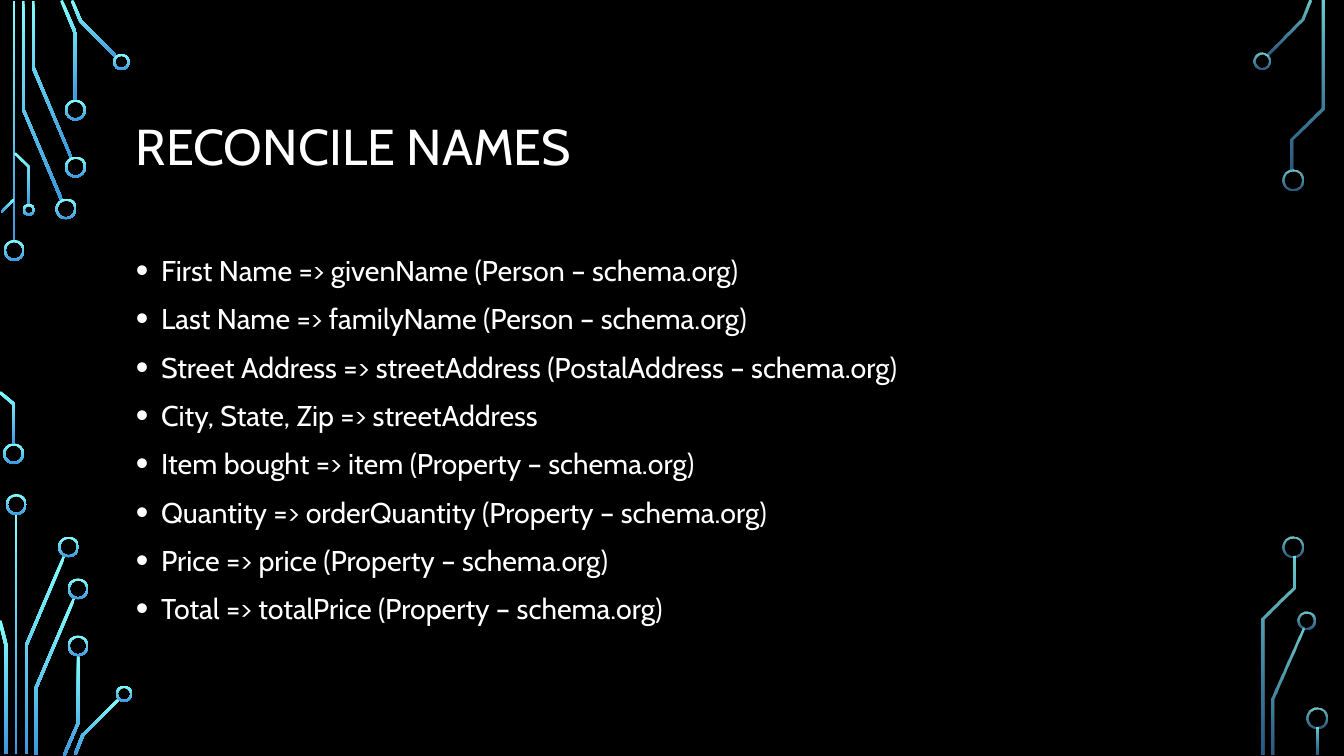
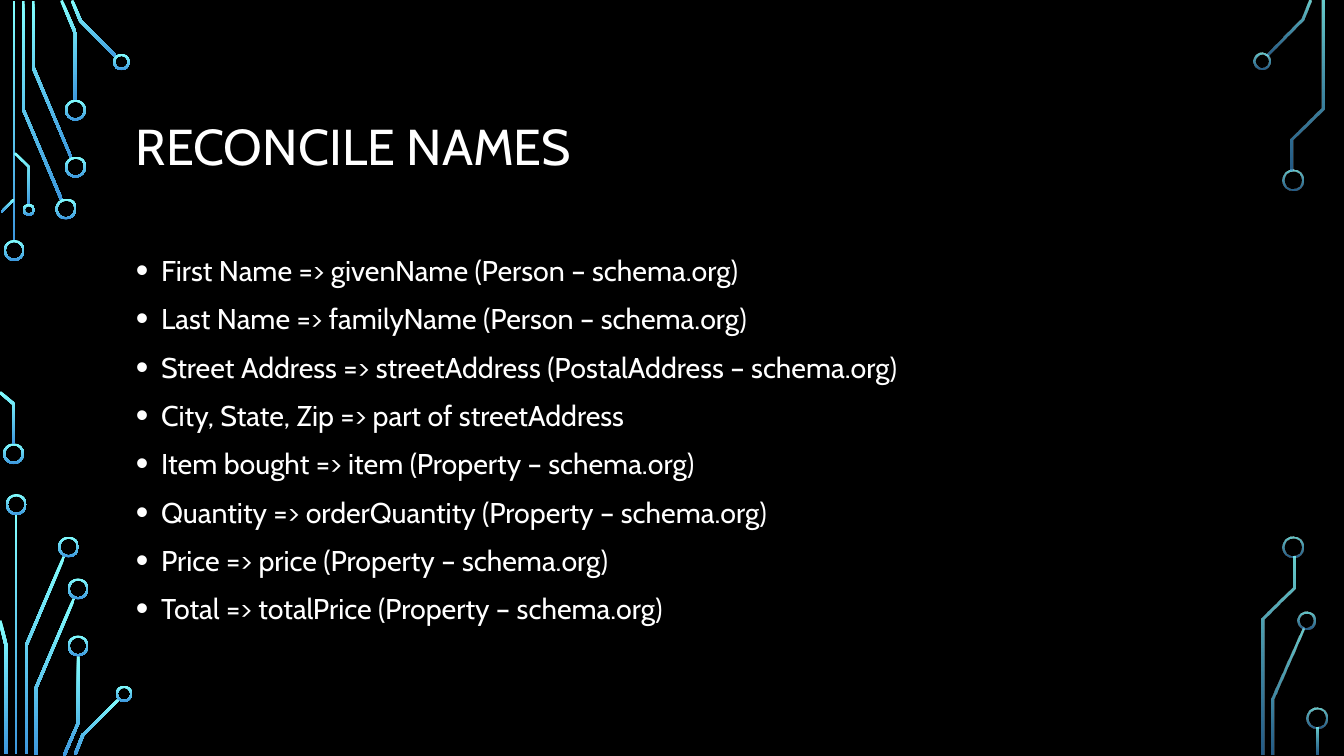
Before and after one commit to dtarvin/web-420, a slide deck: slide 7 of week-6/Hypermedia-design.pptx (slide 8 before the commit). Drawn at 1344x756 pixels with LibreOffice and Linux fonts; fonts in the diff are those of the drawing; background and template pictures are left out. Boxes give left, top, right and bottom in pixels: in the first picture for what was removed or moved away, otherwise in the second. Text is boxed around its words. In the diff, an @@ line names an element or a change of style, - is before the commit and + after.

```diff
--- a/week-6/Hypermedia-design.pptx
+++ b/week-6/Hypermedia-design.pptx
@@ text at (161, 404, 624, 433): text changed @@
-• City, State, Zip => streetAddress
+• City, State, Zip => part of streetAddress
```
Also in this commit, not shown: 4 other slides changed, 1 slide added, 1 other file.
